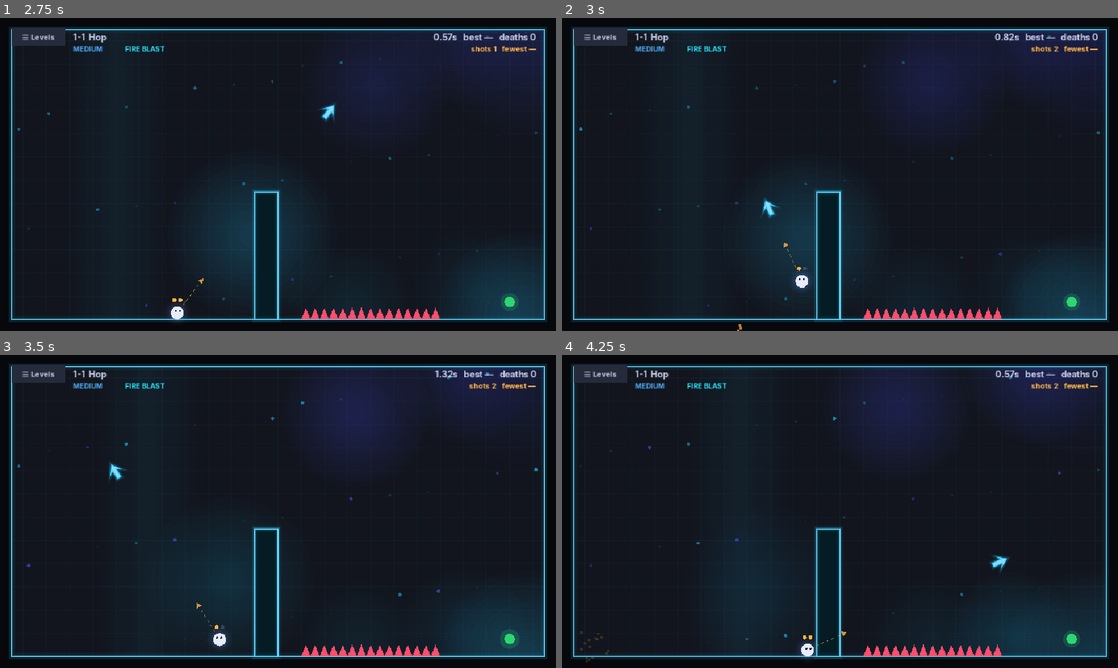
Above: before the commit, frames 1-4 (two rows, left to right).
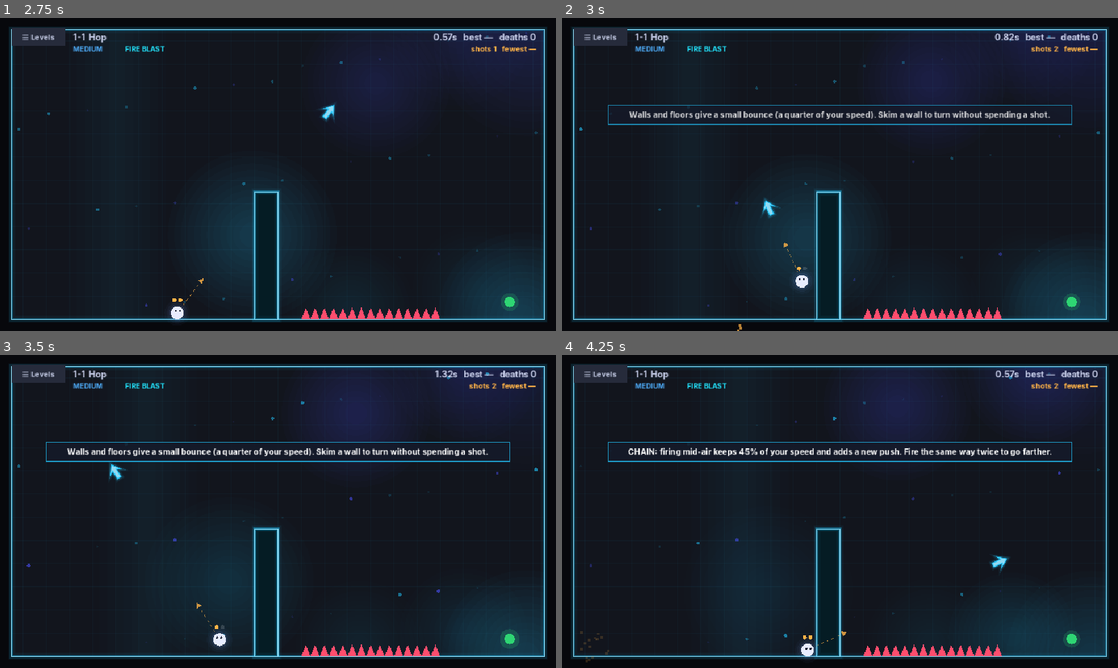
Above: after the commit, the same moments.

Repository: fallenjashin/Do-You-Got-Skill
Game: Godot game, scene res://scenes/main.tscn
Two runs of this game, one before a commit and one after it. Both use one fixed random seed, a clock stepped at 60 frames per second and the inputs below.
Inputs (mouse positions are in pixels of both pictures, inside the frame that each line leads up to):
- Up to frame 1 (2.75 s): tap Enter at 0.5, 0.6, 2.1 s; move the mouse to (400, 158) at 0.52 s; hold Right 0.53-1.25 s; click (400, 158) at 0.67 s; tap Space at 0.77 s; tap X at 0.8, 2.3 s; drag from (166, 190) to (250, 237) at 1.27 s; move the mouse to (333, 105) at 2.02 s; hold Right from 2.03 s (still down); click (333, 105) at 2.17 s
- Up to frame 2 (3 s): release Right at 2.75 s; drag from (812, 237) to (673, 127) at 2.77 s
- Up to frame 3 (3.5 s): no input
- Up to frame 4 (4.25 s): move the mouse to (1006, 558) at 3.52 s; hold Left from 3.53 s (still down); tap R at 3.6 s; click (1006, 558) at 3.67 s; tap Space at 3.77 s; tap X at 3.8 s

Frame 1 is identical in both runs. In frame 2, 1.6% of the frame differs, in the area x 8-92%, y 27-35%; in frame 3, 1.6%; in frame 4, 1.6%.

Commit message:
Coaching tips: gravity arc, chaining shots, braking and bounces; clearer level 1 and 4 tips
Co-Authored-By: Claude Sonnet 5.5 <noreply@anthropic.com>
Claude-Session: https://claude.ai/code/session_01ERQJNwZYDPjwTZK24zud7q

Diff:
--- a/data/levels.json
+++ b/data/levels.json
@@ -98,7 +98,7 @@
  "levels": [
   {
    "name": "Hop",
-   "tip": "Point where you want to fly, then click. You launch that way.",
+   "tip": "Point where you want to fly, then click. Gravity bends the path, so aim a little high.",
    "start": [
     80,
     490
@@ -230,7 +230,7 @@
   },
   {
    "name": "Climb",
-   "tip": "Chain shots and orbs to go up and over.",
+   "tip": "Chain shots: firing mid-air keeps 45% of your speed. Fire the same way twice to go farther.",
    "start": [
     70,
     490
--- a/scripts/game.gd
+++ b/scripts/game.gd
@@ -93,6 +93,17 @@
 var keys := {"fire": KEY_SPACE, "retry": KEY_R, "next": KEY_N, "back": KEY_B, "levels": KEY_L, "run": KEY_F}
 const KEY_ROWS := [["fire", "Fire"], ["retry", "Retry"], ["next", "Next level"], ["back", "Previous level"], ["levels", "Level select"], ["run", "Full Run"]]
 var set_sel := 0
+# One-time coaching tips: shown the first time the situation happens, remembered in the save.
+const HINTS := {
+	"arc": "Gravity bends your path, so you won't land where you aimed. Aim a little higher.",
+	"chain": "CHAIN: firing mid-air keeps 45% of your speed and adds a new push. Fire the same way twice to go farther.",
+	"brake": "BRAKE: aiming against your motion cuts your speed fast. Use it to stop over a target.",
+	"bounce": "Walls and floors give a small bounce (a quarter of your speed). Skim a wall to turn without spending a shot.",
+}
+var hints_seen := {}
+var toast := {}             # {"text", "t"} while a tip is on screen
+var arc_timer := 0
+var hint_queue: Array = []   # tips waiting for the current one to fade
 var listening := ""         # the key action waiting for a keypress in Settings ("" = none)
 var set_note := ""
 var credits_back := "menu"   # where closing the credits returns to
@@ -151,6 +162,10 @@
 		music_unmuted = clampf(float(parsed.get("music_on", music_volume if music_volume > 0.0 else 0.7)), 0.01, 1.0)
 		reduce_flash = bool(parsed.get("reduce_flash", false))
 		hc_hazards = bool(parsed.get("hc_hazards", false))
+		var hs = parsed.get("hints", null)
+		if hs is Dictionary:
+			for k in hs:
+				if HINTS.has(str(k)): hints_seen[str(k)] = true
 		var ks = parsed.get("keys", null)
 		if ks is Dictionary:
 			for k in keys:
@@ -179,7 +194,7 @@
 func _save() -> void:
 	var f := FileAccess.open(save_path, FileAccess.WRITE)
 	if f:
-		f.store_string(JSON.stringify({"best": best, "diff": diff, "neon": neon_mode, "music": music_volume, "music_on": music_unmuted, "last": last_level, "stats": stats, "reduce_flash": reduce_flash, "hc_hazards": hc_hazards, "keys": keys}))
+		f.store_string(JSON.stringify({"best": best, "diff": diff, "neon": neon_mode, "music": music_volume, "music_on": music_unmuted, "last": last_level, "stats": stats, "reduce_flash": reduce_flash, "hc_hazards": hc_hazards, "keys": keys, "hints": hints_seen}))
 
 
 # ---------------------------------------------------------------- helpers
@@ -217,6 +232,9 @@
 	new_fewest = false
 	beat_both = false
 	cel = null
+	toast = {}
+	hint_queue = []
+	arc_timer = 0
 	if not booting:   # while the game starts up the title song plays, not this level's
 		music.play_for_level(li, one_life(), restart_music)
 	restart_music = false
@@ -492,8 +510,15 @@
 		elif hit(BTN_NEXT): next_level()
 		return
 	var dir := fire_dir()
+	var was_air: bool = not sim.grounded and sim.rope == null
+	var vel := Vector2(sim.vx, sim.vy)
 	if not sim.fire(dir.x, dir.y):
 		sfx.beep(120, 0.05, "square", 0.03); return
+	if was_air and vel.length() > 3.5:   # coaching: how momentum carries between shots
+		var along := (-dir).normalized().dot(vel.normalized())
+		if along > 0.5: _coach("chain")
+		elif along < -0.4: _coach("brake")
+	if li == 0 and sim.shots == 1: arc_timer = 45
 	stats.shots += 1
 	shake = 5.0
 	sfx.beep(180 + randf() * 40, 0.09, "sawtooth", 0.06)
@@ -523,7 +548,19 @@
 		if stats.ticks % 600 == 0: _save()   # every 10 s of play, so a closed tab loses little
 	if cel != null: cel.update(1.0 / 60.0)
 	var counting: bool = in_run() and sim.started and not sim.done and not sim.dead and not run.finished
+	var pv := Vector2(sim.vx, sim.vy)
 	var res := sim.tick()
+	if not toast.is_empty(): toast.t += 1.0 / 60.0
+	if not toast.is_empty() and toast.t > 5.5:
+		toast = {}
+		if not hint_queue.is_empty(): _coach(hint_queue.pop_front())
+	if arc_timer > 0 and not sim.done:
+		arc_timer -= 1
+		if arc_timer == 0: _coach("arc")
+	if not sim.done and not sim.dead and res == "" and sim.rope == null:
+		var nv := Vector2(sim.vx, sim.vy)
+		if (absf(pv.x) > 4.0 and signf(nv.x) != signf(pv.x)) or (absf(pv.y) > 4.0 and signf(nv.y) != signf(pv.y)):
+			_coach("bounce")
 	if counting: run.t += 1
 	if sim.started and not sim.done and not sim.dead:
 		rec.append(sim.px + GHOST_ROOM * sim.room); rec.append(sim.py)
@@ -727,6 +764,7 @@
 	_draw_hud()
 	ui_alpha = 1.0
 	if view == "play" and not sim.done:
+		_draw_toast()
 		_draw_cursor()
 	if sim.done and view == "play":
 		_draw_done()
@@ -778,6 +816,26 @@
 		var pos := Vector2(fposmod(q * 37.1, W), fposmod(q * 53.9, H))
 		var tw := 0.5 + 0.5 * sin(now * (0.9 + fposmod(q, 1.7)) + q)
 		draw_circle(pos, 1.5 + 1.5 * tw, Color(alt if i % 3 == 0 else nc, 0.1 + 0.5 * tw * tw))
+
+
+func _coach(id: String) -> void:
+	if hints_seen.has(id): return
+	if not toast.is_empty():
+		if id not in hint_queue: hint_queue.append(id)
+		return
+	hints_seen[id] = true
+	toast = {"text": HINTS[id], "t": 0.0}
+	_save()
+
+
+func _draw_toast() -> void:
+	if toast.is_empty(): return
+	var t: float = toast.t
+	var a := clampf(minf(t / 0.3, (5.5 - t) / 0.5), 0.0, 1.0)
+	var r := Rect2(W / 2 - 400, 150, 800, 34)
+	draw_rect(r, Color(0.08, 0.1, 0.16, 0.88 * a))
+	draw_rect(r, Color(neon(), 0.7 * a), false, 1.5)
+	text(toast.text, W / 2, r.position.y + 22, 14, Color(1, 1, 1, a), "c", true)
 
 
 func _spike(poly: PackedVector2Array) -> void:
@@ -1339,10 +1397,10 @@
 ## Required attributions: music (CC BY 4.0), engine (MIT), symbol font (Bitstream Vera).
 # ---------------------------------------------------------------- settings (accessibility + controls)
 
-const SET_ROWS := ["flash", "contrast", "key:fire", "key:retry", "key:next", "key:back", "key:levels", "key:run", "reset", "back"]
+const SET_ROWS := ["flash", "contrast", "hints", "key:fire", "key:retry", "key:next", "key:back", "key:levels", "key:run", "reset", "back"]
 
 func set_row_rect(i: int) -> Rect2:
-	return Rect2(210, 100 + i * 34 + (18 if i >= 2 else 0) + (14 if i >= 8 else 0), 540, 28)
+	return Rect2(210, 100 + i * 34 + (18 if i >= 3 else 0) + (14 if i >= 9 else 0), 540, 28)
 
 
 func _key_name(code: int) -> String:
@@ -1354,6 +1412,7 @@
 	set_note = ""
 	if id == "flash": reduce_flash = not reduce_flash; shake = 0.0
 	elif id == "contrast": hc_hazards = not hc_hazards
+	elif id == "hints": hints_seen = {}; toast = {}; hint_queue = []
 	elif id.begins_with("key:"): listening = id.substr(4); set_note = "Press a key for \"%s\"  (Esc cancels)" % listening
 	elif id == "reset":
 		keys = {"fire": KEY_SPACE, "retry": KEY_R, "next": KEY_N, "back": KEY_B, "levels": KEY_L, "run": KEY_F}
@@ -1395,7 +1454,7 @@
 	draw_rect(Rect2(0, 0, W, H), Color(0.05, 0.06, 0.08, 0.97))
 	text("SETTINGS", W / 2, 66, 28, C_TEXT, "c", true)
 	text("ACCESSIBILITY", 210, 94, 11, C_DIM, "l")
-	text("CONTROLS  (click a row, then press the new key)", 210, 100 + 34 * 2 + 18 - 6, 11, C_DIM, "l")
+	text("CONTROLS  (click a row, then press the new key)", 210, 100 + 34 * 3 + 18 - 6, 11, C_DIM, "l")
 	for i in SET_ROWS.size():
 		var id: String = SET_ROWS[i]
 		var r := set_row_rect(i)
@@ -1408,6 +1467,8 @@
 			label = "Reduce flashing & shake"; value = "ON" if reduce_flash else "off"; vcol = C_GOAL if reduce_flash else C_DIM
 		elif id == "contrast":
 			label = "High-contrast hazards"; value = "ON" if hc_hazards else "off"; vcol = C_GOAL if hc_hazards else C_DIM
+		elif id == "hints":
+			label = "Replay coaching tips"; value = "%d / %d seen" % [hints_seen.size(), HINTS.size()]
 		elif id.begins_with("key:"):
 			var k := id.substr(4)
 			for row in KEY_ROWS:
@@ -1418,8 +1479,8 @@
 		else: label = "Back"
 		text(label, r.position.x + 14, r.position.y + 19, 14, C_TEXT, "l", true)
 		if value != "": text(value, r.end.x - 14, r.position.y + 19, 14, vcol, "r", true)
-	if set_note != "": text(set_note, W / 2, 504, 13, C_ORB, "c", true)
-	else: text("Up / Down + Enter, or click.   T neon · V mute · C credits · Esc are fixed keys.", W / 2, 504, 11, C_DIM, "c")
+	if set_note != "": text(set_note, W / 2, 522, 13, C_ORB, "c", true)
+	else: text("Up / Down + Enter, or click.   T neon · V mute · C credits · Esc are fixed keys.", W / 2, 522, 11, C_DIM, "c")
 
 
 func _draw_credits() -> void:
--- a/tests/test_game.gd
+++ b/tests/test_game.gd
@@ -392,13 +392,13 @@
 	check(game.reduce_flash, "Settings: Enter toggles reduce flashing on")
 	game.set_sel = 1; game._unhandled_input(_key(KEY_ENTER))
 	check(game.hc_hazards, "Settings: Enter toggles high-contrast hazards on")
-	game.set_sel = 2; game._unhandled_input(_key(KEY_ENTER))
+	game.set_sel = 3; game._unhandled_input(_key(KEY_ENTER))
 	check(game.listening == "fire", "Settings: choosing the fire row starts listening")
 	game._unhandled_input(_key(KEY_T))
 	check(game.listening == "fire" and int(game.keys.fire) == KEY_SPACE, "Settings: reserved keys (T) are refused")
 	game._unhandled_input(_key(KEY_X))
 	check(game.listening == "" and int(game.keys.fire) == KEY_X, "Settings: fire is rebound to X")
-	game.set_sel = 3; game._unhandled_input(_key(KEY_ENTER)); game._unhandled_input(_key(KEY_X))
+	game.set_sel = 4; game._unhandled_input(_key(KEY_ENTER)); game._unhandled_input(_key(KEY_X))
 	check(int(game.keys.retry) == KEY_X and int(game.keys.fire) == KEY_R, "Settings: taking a used key swaps the two actions")
 	game._unhandled_input(_key(KEY_ESCAPE))
 	check(game.view == "play", "Settings: Esc returns where it came from")
@@ -406,9 +406,28 @@
 	game.aim = Vector2(game.sim.px + 100, game.sim.py - 100)
 	game._unhandled_input(_key(KEY_R))
 	check(game.sim.shots == shots_before + 1, "the rebound fire key (R) fires")
-	game.view = "settings"; game.set_sel = 8; game._unhandled_input(_key(KEY_ENTER)); game.view = "play"
+	game.view = "settings"; game.set_sel = 9; game._unhandled_input(_key(KEY_ENTER)); game.view = "play"
 	check(int(game.keys.fire) == KEY_SPACE and int(game.keys.retry) == KEY_R, "Settings: reset restores the default keys")
 	game.reduce_flash = false; game.hc_hazards = false
+
+	# ---- coaching tips
+	game.hints_seen = {}; game.toast = {}; game.set_diff("medium"); game.load_level(0); game.view = "play"
+	game.aim = Vector2(game.sim.px + 200, game.sim.py - 120); game.press()
+	ticks(50)
+	check(game.hints_seen.has("arc") or game.hint_queue.has("arc"), "first shot on level 1 queues or shows the gravity tip")
+	ticks(900)
+	check(game.hints_seen.has("arc") and game.toast.is_empty(), "queued tips show in turn, then fade away by themselves")
+	game.load_level(1); game.hints_seen = {}
+	game.sim.px = 300.0; game.sim.py = 200.0; game.sim.vx = 6.0; game.sim.vy = 0.0; game.sim.grounded = false; game.sim.started = true; game.sim.ammo = 2
+	game.aim = Vector2(game.sim.px + 100, game.sim.py)
+	game.press()
+	check(game.hints_seen.has("chain"), "firing the same way mid-air shows the chain tip")
+	game.toast = {}
+	game.sim.vx = 6.0; game.sim.ammo = 2
+	game.aim = Vector2(game.sim.px - 100, game.sim.py)
+	game.press()
+	check(game.hints_seen.has("brake"), "firing against your motion shows the brake tip")
+	game.hints_seen = {}; game.toast = {}; game.load_level(0)
 
 	# ---- level-complete celebration tiers
 	var T = game.get_script()
Not shown, changed: CLAUDE.md
